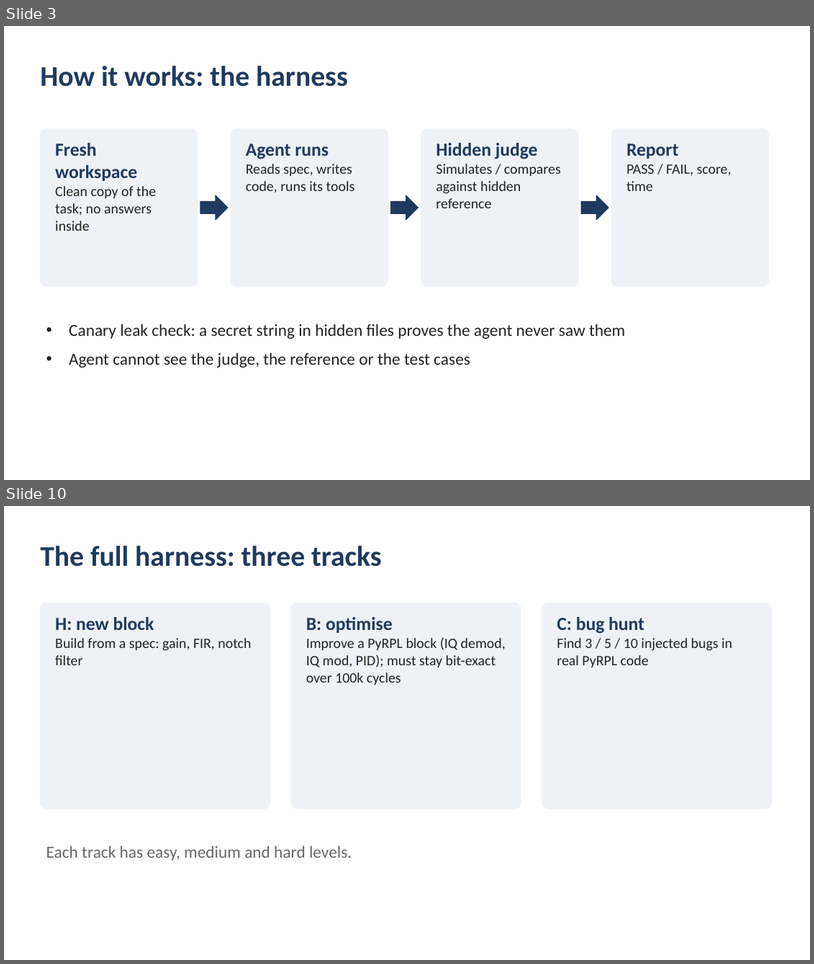
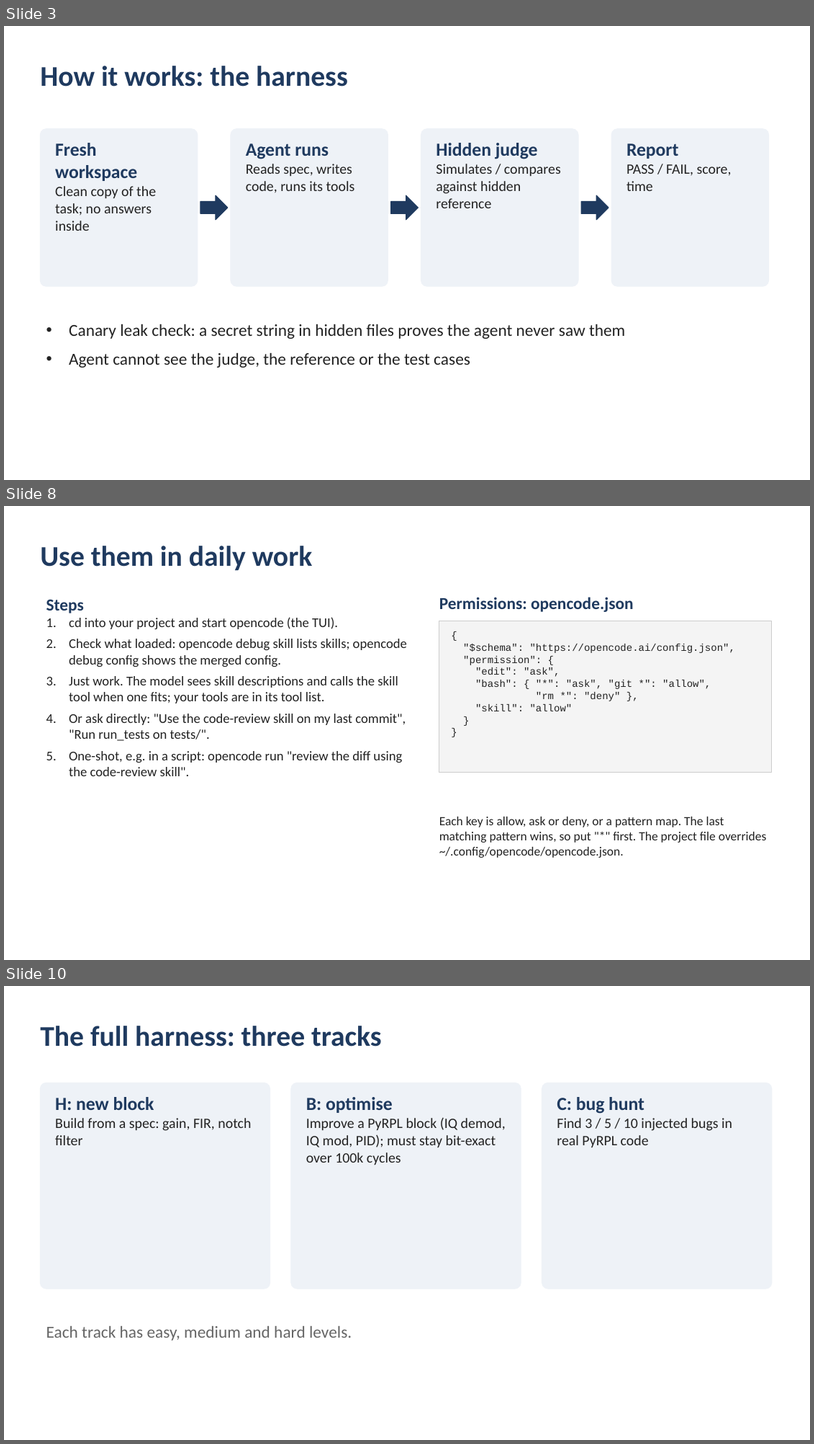
Before and after one commit to SiddharthaKR/testlocal, a slide deck: docs/AI_FPGA_demo_summary.pptx. Shown one above the other, each under a label of ours: slides 3 and 10 before the commit, slides 3, 8 and 10 after it; the slides between them are not shown. The pictures are 814x964 and 814x1444 pixels, drawn with LibreOffice and Linux fonts; fonts in the diff are those of the drawing. Boxes give left, top, right and bottom in pixels: in the first picture for what was removed or moved away, otherwise in the second. Text is boxed around its words. In the diff, an @@ line names an element or a change of style, - is before the commit and + after.

```diff
--- a/docs/AI_FPGA_demo_summary.pptx
+++ b/docs/AI_FPGA_demo_summary.pptx
@@ slide 8 added at [4,506,810,960], background #FFFFFF @@
@@ text added at [40,546,313,571], 34 pt, text #1F3A5F, bold @@
+Use them in daily work
@@ text added at [46,599,407,776], 16 pt, text #222222 @@
+Steps
+1. cd into your project and start opencode (the TUI).
+2. Check what loaded: opencode debug skill lists skills; opencode debug config shows the merged config.
+3. Just work. The model sees skill descriptions and calls the skill tool when one fits; your tools are in its tool list.
+4. Or ask directly: "Use the code-review skill on my last commit", "Run run_tests on tests/".
+5. One-shot, e.g. in a script: opencode run "review the diff using the code-review skill".
@@ text added at [440,597,634,612], 20 pt, text #1F3A5F, bold @@
+Permissions: opencode.json
@@ rectangle added at [440,621,772,772], fill #F4F4F4, outline #CCCCCC 1 pt @@
@@ text added at [463,644,736,711], 12 pt, text #222222 @@
+{
+"$schema": "https://opencode.ai/config.json",
+"permission": {
+"edit": "ask",
+"bash": { "*": "ask", "git *": "allow",
+"rm *": "deny" },
+"skill": "allow"
+}
+}
@@ text added at [440,816,766,857], 15 pt, text #222222 @@
+Each key is allow, ask or deny, or a pattern map. The last matching pattern wins, so put "*" first. The project file overrides ~/.config/opencode/opencode.json.
```
Also in this commit, not shown: 1 slide changed, 4 other slides added, 5 slides removed.
